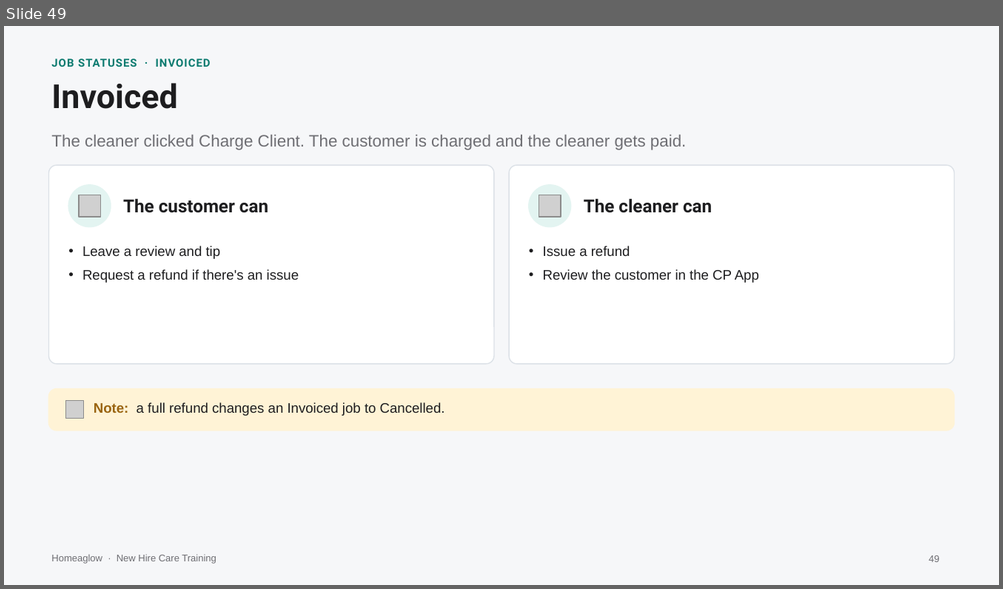
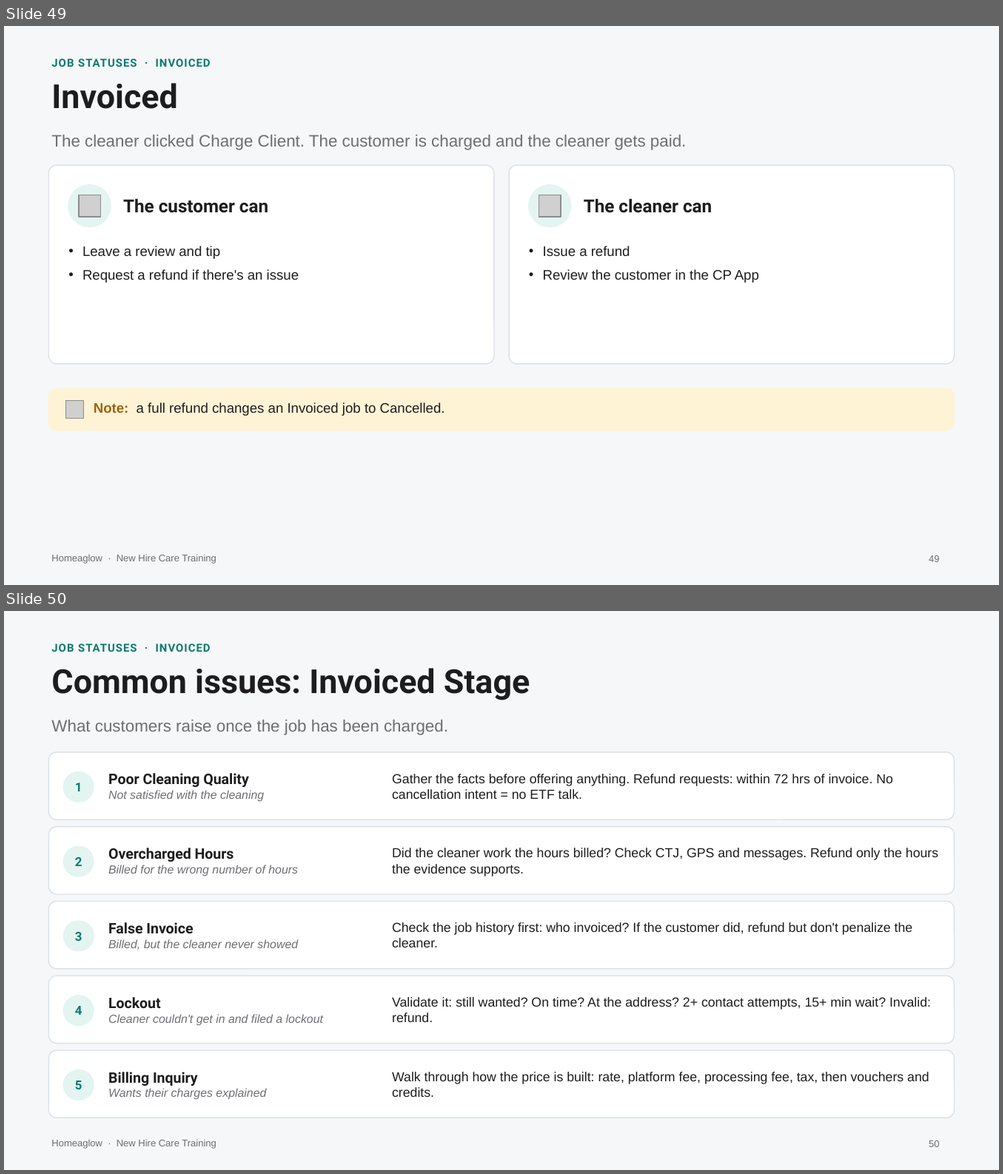
Before and after one commit to anjulimichelle/training, a slide deck: cleaner-foundations/cleaner-foundations-cp-crm.pptx. Shown one above the other, each under a label of ours: slide 49 before the commit, slides 49 and 50 after it. The pictures are 1003x589 and 1003x1174 pixels, drawn with LibreOffice and Linux fonts; fonts in the diff are those of the drawing; grey boxes stand for pictures. Boxes give left, top, right and bottom in pixels: in the first picture for what was removed or moved away, otherwise in the second. Text is boxed around its words. In the diff, an @@ line names an element or a change of style, - is before the commit and + after.

```diff
--- a/cleaner-foundations/cleaner-foundations-cp-crm.pptx
+++ b/cleaner-foundations/cleaner-foundations-cp-crm.pptx
@@ slide 50 added at <box>4,611,999,1170</box>, background #F6F7F9; not listed: 1 template element that a slide beside it also shows @@
@@ text added at <box>51,644,210,652</box>, 8 pt, text #0B7A6F, bold @@
+JOB STATUSES · INVOICED
@@ text added at <box>51,668,529,701</box>, 24 pt, text #1D1D1F, bold @@
+Common issues: Invoiced Stage
@@ text added at <box>51,720,448,735</box>, 12 pt, text #6E6E73 @@
+What customers raise once the job has been charged.
@@ rounded rectangle added at <box>48,752,954,820</box>, fill #FFFFFF, outline #DCE1E7 0.75 pt @@
@@ ellipse added at <box>64,772,94,802</box>, fill #E3F4F1, outline #E3F4F1 1 pt @@
@@ text added at <box>75,783,82,792</box>, 9 pt, text #0B7A6F, bold @@
+1
@@ text added at <box>108,773,264,801</box>, 8.5 pt, text #6E6E73, italic @@
+Poor Cleaning Quality
+Not satisfied with the cleaning
@@ text added at <box>392,774,893,799</box>, 9.5 pt, text #1D1D1F @@
+Gather the facts before offering anything. Refund requests: within 72 hrs of invoice. No cancellation intent = no ETF talk.
@@ rounded rectangle added at <box>48,827,954,894</box>, fill #FFFFFF, outline #DCE1E7 0.75 pt @@
@@ ellipse added at <box>64,847,94,877</box>, fill #E3F4F1, outline #E3F4F1 1 pt @@
@@ text added at <box>108,848,298,876</box>, 8.5 pt, text #6E6E73, italic @@
+Overcharged Hours
+Billed for the wrong number of hours
@@ text added at <box>392,848,938,877</box>, 9.5 pt, text #1D1D1F @@
+Did the cleaner work the hours billed? Check CTJ, GPS and messages. Refund only the hours the evidence supports.
@@ text added at <box>75,857,82,866</box>, 9 pt, text #0B7A6F, bold @@
+2
@@ rounded rectangle added at <box>48,901,954,969</box>, fill #FFFFFF, outline #DCE1E7 0.75 pt @@
@@ ellipse added at <box>64,921,94,951</box>, fill #E3F4F1, outline #E3F4F1 1 pt @@
@@ text added at <box>75,932,82,941</box>, 9 pt, text #0B7A6F, bold @@
+3
@@ text added at <box>108,923,298,950</box>, 8.5 pt, text #6E6E73, italic @@
+False Invoice
+Billed, but the cleaner never showed
@@ text added at <box>392,923,913,948</box>, 9.5 pt, text #1D1D1F @@
+Check the job history first: who invoiced? If the customer did, refund but don't penalize the cleaner.
@@ rounded rectangle added at <box>48,976,954,1044</box>, fill #FFFFFF, outline #DCE1E7 0.75 pt @@
@@ ellipse added at <box>64,996,94,1025</box>, fill #E3F4F1, outline #E3F4F1 1 pt @@
@@ text added at <box>75,1006,82,1015</box>, 9 pt, text #0B7A6F, bold @@
+4
@@ text added at <box>108,997,323,1025</box>, 8.5 pt, text #6E6E73, italic @@
+Lockout
+Cleaner couldn't get in and filed a lockout
@@ text added at <box>392,997,930,1022</box>, 9.5 pt, text #1D1D1F @@
+Validate it: still wanted? On time? At the address? 2+ contact attempts, 15+ min wait? Invalid: refund.
@@ rounded rectangle added at <box>48,1051,954,1118</box>, fill #FFFFFF, outline #DCE1E7 0.75 pt @@
@@ ellipse added at <box>64,1071,94,1100</box>, fill #E3F4F1, outline #E3F4F1 1 pt @@
@@ text added at <box>108,1072,266,1100</box>, 8.5 pt, text #6E6E73, italic @@
+Billing Inquiry
+Wants their charges explained
@@ text added at <box>392,1072,929,1097</box>, 9.5 pt, text #1D1D1F @@
+Walk through how the price is built: rate, platform fee, processing fee, tax, then vouchers and credits.
@@ text added at <box>75,1081,82,1090</box>, 9 pt, text #0B7A6F, bold @@
+5
@@ page number added at <box>928,1141,939,1147</box>, 7 pt, text #6E6E73 @@
+50
```
Also in this commit, not shown: 1 slide changed, 1 other file.
